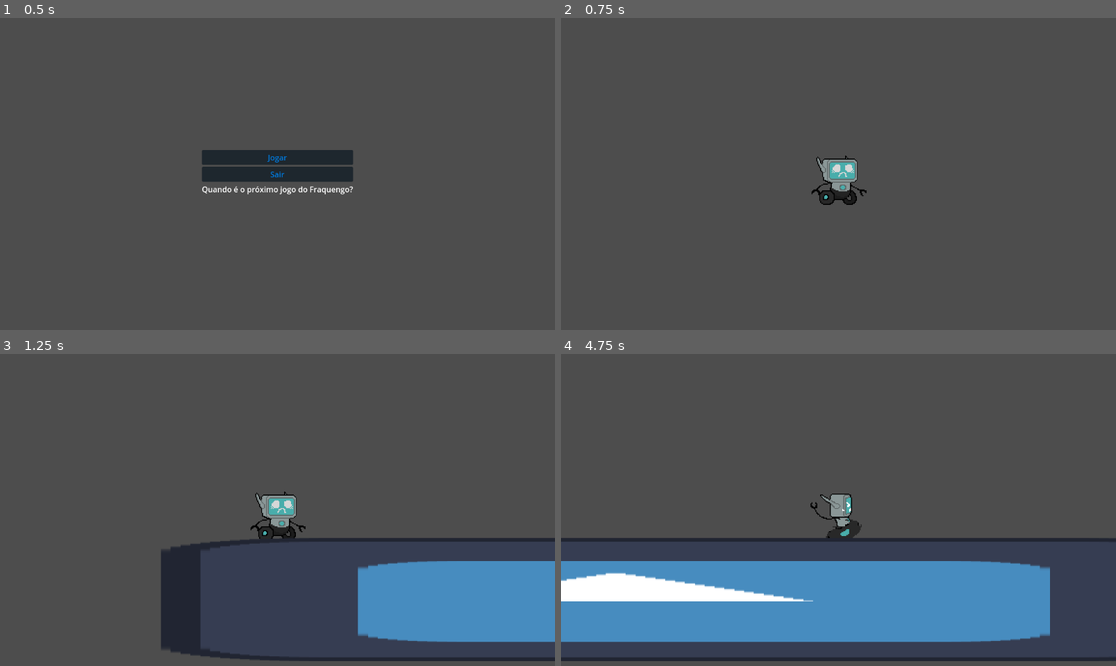
Above: before the commit, frames 1-4 (two rows, left to right).
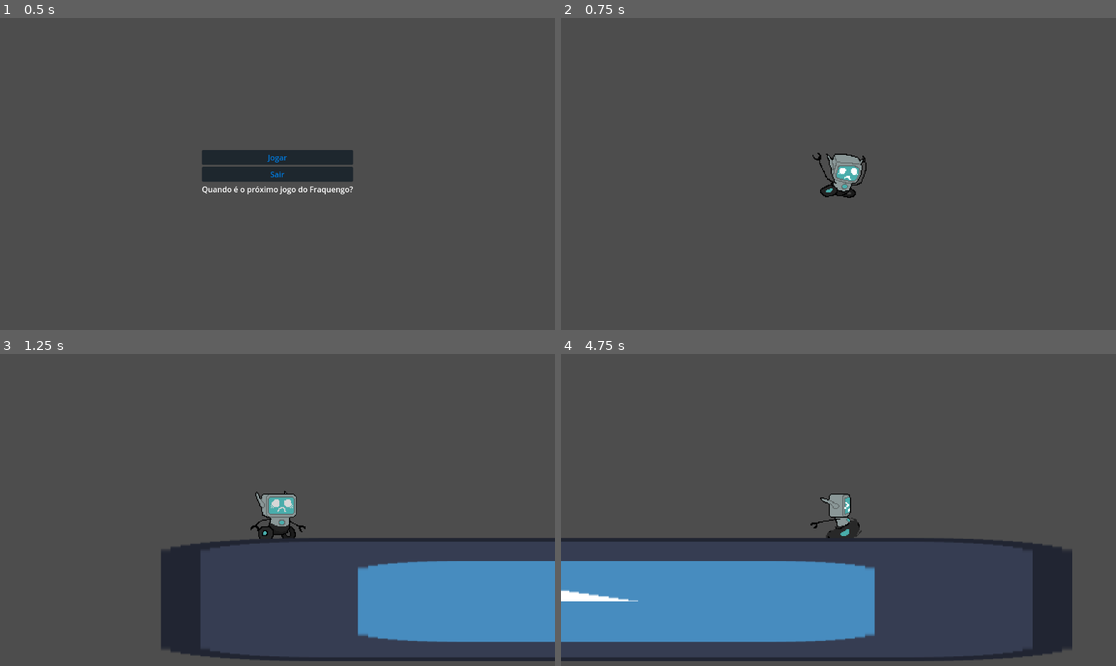
Above: after the commit, the same moments.

Repository: Guardenean/Gamejam_Experience
Game: Godot game, scene res://Cenas/Interface.tscn
The game is run twice, just before and just after one commit, with the same random seed, the same clock (stepped at 60 frames per second) and the same inputs. The engine's default icon, where the game draws it, is replaced by a stand-in: a white triangle on a blue panel in a dark square.
Inputs:
- Up to frame 1 (0.5 s): no input
- Up to frame 2 (0.75 s): click "Jogar" at 0.5 s
- Up to frame 3 (1.25 s): no input
- Up to frame 4 (4.75 s): tap Enter (ui_accept) at 1.25, 1.52, 2.27, 3.77, 4.52 s; hold Right (ui_right) 1.28-2.78 s; hold Left (ui_left) 2.78-3.53 s; hold Right (ui_right) from 3.53 s (still down)

Frame 1 is identical in both runs. In frame 2, 0.9% of the frame differs, in the area x 45-56%, y 43-60%; in frame 3, 0.3%; in frame 4, 13%, in the area x 0-100%, y 44-99%.

Commit message:
Animação do Player

Diff:
--- a/Jojinho Godot/Cenas/Player.tscn
+++ b/Jojinho Godot/Cenas/Player.tscn
@@ -1,68 +1,135 @@
-[gd_scene load_steps=13 format=3 uid="uid://kpf03yu0pjfb"]
+[gd_scene load_steps=22 format=3 uid="uid://kpf03yu0pjfb"]
 
 [ext_resource type="Script" path="res://Scripts/Player.gd" id="1_7v2at"]
-[ext_resource type="Texture2D" uid="uid://by2q6lcqwrlos" path="res://Player_Anim/Player_idle.png" id="2_i7kjr"]
-[ext_resource type="Texture2D" uid="uid://crdaf10qhrxbw" path="res://Player_Anim/bot_Run.png" id="3_f81l1"]
+[ext_resource type="Texture2D" uid="uid://dudge60575pym" path="res://bot_Anim/bot_idle.png" id="2_iuc7j"]
+[ext_resource type="Texture2D" uid="uid://chupdenwyiede" path="res://bot_Anim/bot_Jump.png" id="3_f81l1"]
+[ext_resource type="Texture2D" uid="uid://crdaf10qhrxbw" path="res://bot_Anim/bot_Run.png" id="4_44lnf"]
 
 [sub_resource type="RectangleShape2D" id="RectangleShape2D_xke7v"]
 size = Vector2(37, 49)
 
-[sub_resource type="AtlasTexture" id="AtlasTexture_4p255"]
-atlas = ExtResource("2_i7kjr")
+[sub_resource type="AtlasTexture" id="AtlasTexture_wlfhe"]
+atlas = ExtResource("3_f81l1")
+region = Rect2(0, 64, 64, 64)
+
+[sub_resource type="AtlasTexture" id="AtlasTexture_nabpx"]
+atlas = ExtResource("3_f81l1")
+region = Rect2(64, 64, 64, 64)
+
+[sub_resource type="AtlasTexture" id="AtlasTexture_5ye17"]
+atlas = ExtResource("3_f81l1")
+region = Rect2(128, 64, 64, 64)
+
+[sub_resource type="AtlasTexture" id="AtlasTexture_m12uh"]
+atlas = ExtResource("3_f81l1")
+region = Rect2(192, 64, 64, 64)
+
+[sub_resource type="AtlasTexture" id="AtlasTexture_aulmf"]
+atlas = ExtResource("2_iuc7j")
 region = Rect2(0, 0, 64, 64)
 
-[sub_resource type="AtlasTexture" id="AtlasTexture_we4gr"]
-atlas = ExtResource("2_i7kjr")
+[sub_resource type="AtlasTexture" id="AtlasTexture_w0bf4"]
+atlas = ExtResource("2_iuc7j")
 region = Rect2(64, 0, 64, 64)
 
-[sub_resource type="AtlasTexture" id="AtlasTexture_vj2fv"]
-atlas = ExtResource("2_i7kjr")
+[sub_resource type="AtlasTexture" id="AtlasTexture_065vt"]
+atlas = ExtResource("2_iuc7j")
 region = Rect2(128, 0, 64, 64)
 
-[sub_resource type="AtlasTexture" id="AtlasTexture_cj0cd"]
+[sub_resource type="AtlasTexture" id="AtlasTexture_57p2a"]
 atlas = ExtResource("3_f81l1")
 region = Rect2(0, 0, 64, 64)
 
-[sub_resource type="AtlasTexture" id="AtlasTexture_recvd"]
+[sub_resource type="AtlasTexture" id="AtlasTexture_75ls1"]
 atlas = ExtResource("3_f81l1")
 region = Rect2(64, 0, 64, 64)
 
-[sub_resource type="AtlasTexture" id="AtlasTexture_d8100"]
+[sub_resource type="AtlasTexture" id="AtlasTexture_jhh8n"]
 atlas = ExtResource("3_f81l1")
 region = Rect2(128, 0, 64, 64)
 
-[sub_resource type="AtlasTexture" id="AtlasTexture_mtk5q"]
+[sub_resource type="AtlasTexture" id="AtlasTexture_cf8bq"]
 atlas = ExtResource("3_f81l1")
+region = Rect2(192, 0, 64, 64)
+
+[sub_resource type="AtlasTexture" id="AtlasTexture_lt4he"]
+atlas = ExtResource("4_44lnf")
+region = Rect2(0, 0, 64, 64)
+
+[sub_resource type="AtlasTexture" id="AtlasTexture_e4n64"]
+atlas = ExtResource("4_44lnf")
+region = Rect2(64, 0, 64, 64)
+
+[sub_resource type="AtlasTexture" id="AtlasTexture_dh0us"]
+atlas = ExtResource("4_44lnf")
+region = Rect2(128, 0, 64, 64)
+
+[sub_resource type="AtlasTexture" id="AtlasTexture_ym0eo"]
+atlas = ExtResource("4_44lnf")
 region = Rect2(192, 0, 64, 64)
 
 [sub_resource type="SpriteFrames" id="SpriteFrames_1b3a1"]
 animations = [{
 "frames": [{
 "duration": 1.0,
-"texture": SubResource("AtlasTexture_4p255")
+"texture": SubResource("AtlasTexture_wlfhe")
 }, {
 "duration": 1.0,
-"texture": SubResource("AtlasTexture_we4gr")
+"texture": SubResource("AtlasTexture_nabpx")
 }, {
 "duration": 1.0,
-"texture": SubResource("AtlasTexture_vj2fv")
+"texture": SubResource("AtlasTexture_5ye17")
+}, {
+"duration": 1.0,
+"texture": SubResource("AtlasTexture_m12uh")
+}],
+"loop": true,
+"name": &"Fall",
+"speed": 15.0
+}, {
+"frames": [{
+"duration": 1.0,
+"texture": SubResource("AtlasTexture_aulmf")
+}, {
+"duration": 1.0,
+"texture": SubResource("AtlasTexture_w0bf4")
+}, {
+"duration": 1.0,
+"texture": SubResource("AtlasTexture_065vt")
 }],
 "loop": true,
 "name": &"Idle",
-"speed": 6.0
+"speed": 8.0
 }, {
 "frames": [{
 "duration": 1.0,
-"texture": SubResource("AtlasTexture_cj0cd")
+"texture": SubResource("AtlasTexture_57p2a")
 }, {
 "duration": 1.0,
-"texture": SubResource("AtlasTexture_recvd")
+"texture": SubResource("AtlasTexture_75ls1")
 }, {
 "duration": 1.0,
-"texture": SubResource("AtlasTexture_d8100")
+"texture": SubResource("AtlasTexture_jhh8n")
 }, {
 "duration": 1.0,
-"texture": SubResource("AtlasTexture_mtk5q")
+"texture": SubResource("AtlasTexture_cf8bq")
+}],
+"loop": true,
+"name": &"Jump",
+"speed": 15.0
+}, {
+"frames": [{
+"duration": 1.0,
+"texture": SubResource("AtlasTexture_lt4he")
+}, {
+"duration": 1.0,
+"texture": SubResource("AtlasTexture_e4n64")
+}, {
+"duration": 1.0,
+"texture": SubResource("AtlasTexture_dh0us")
+}, {
+"duration": 1.0,
+"texture": SubResource("AtlasTexture_ym0eo")
 }],
 "loop": true,
 "name": &"Run",
@@ -82,8 +149,7 @@
 
 [node name="AnimatedSprite2D" type="AnimatedSprite2D" parent="."]
 sprite_frames = SubResource("SpriteFrames_1b3a1")
-animation = &"Idle"
-frame_progress = 0.264226
+animation = &"Jump"
 
 [node name="Camera2D" type="Camera2D" parent="."]
 zoom = Vector2(2, 2)
--- a/Jojinho Godot/Scripts/Player.gd
+++ b/Jojinho Godot/Scripts/Player.gd
@@ -2,7 +2,7 @@
 class_name Player
 
 
-var SPEED = 350.0
+var SPEED = 400.0
 const JUMP_VELOCITY = -400.0
 
 # Get the gravity from the project settings to be synced with RigidBody nodes.
@@ -25,12 +25,21 @@
 	var direction = Input.get_axis("ui_left", "ui_right")
 	if direction:
 		velocity.x = direction * SPEED
-		anim.play("Run")
+
 		if direction == -1:
 			anim.flip_h = true
 		else: anim.flip_h = false
 	else:
 		velocity.x = move_toward(velocity.x, 0, SPEED)
+
+	#ANIMAÇÃO!!!!!!!!!!!!!!!!!!!!
+	if direction and is_on_floor():
+		anim.play("Run")
+	elif !is_on_floor() and velocity.y < 0:
+		anim.play("Jump")
+	elif !is_on_floor() and velocity.y > 0:
+		anim.play("Fall")
+	elif is_on_floor() and velocity.y == 0:
 		anim.play("Idle")
 
 
@@ -38,4 +47,4 @@
 
 
 func _on_timer_timeout():
-	SPEED = 350.0
+	SPEED = 400.0
Binary file added: Jojinho Godot/bot_Anim/bot_Jump.png
Not shown, changed: Jojinho Godot/bot_Anim/bot_Jump.png.import
Renamed: Jojinho Godot/Player_Anim/bot_Run.png -> Jojinho Godot/bot_Anim/bot_Run.png
Not shown, added: Jojinho Godot/bot_Anim/bot_Run.png.import
Renamed: Jojinho Godot/Player_Anim/Player_idle.png -> Jojinho Godot/bot_Anim/bot_idle.png
Not shown, changed: Jojinho Godot/bot_Anim/bot_idle.png.import
